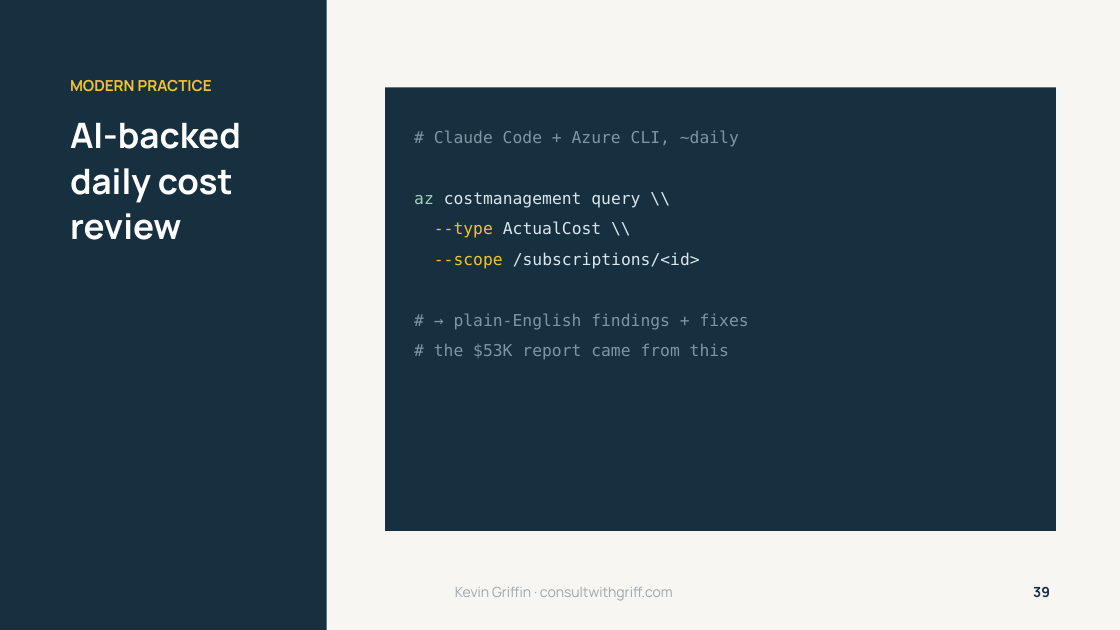
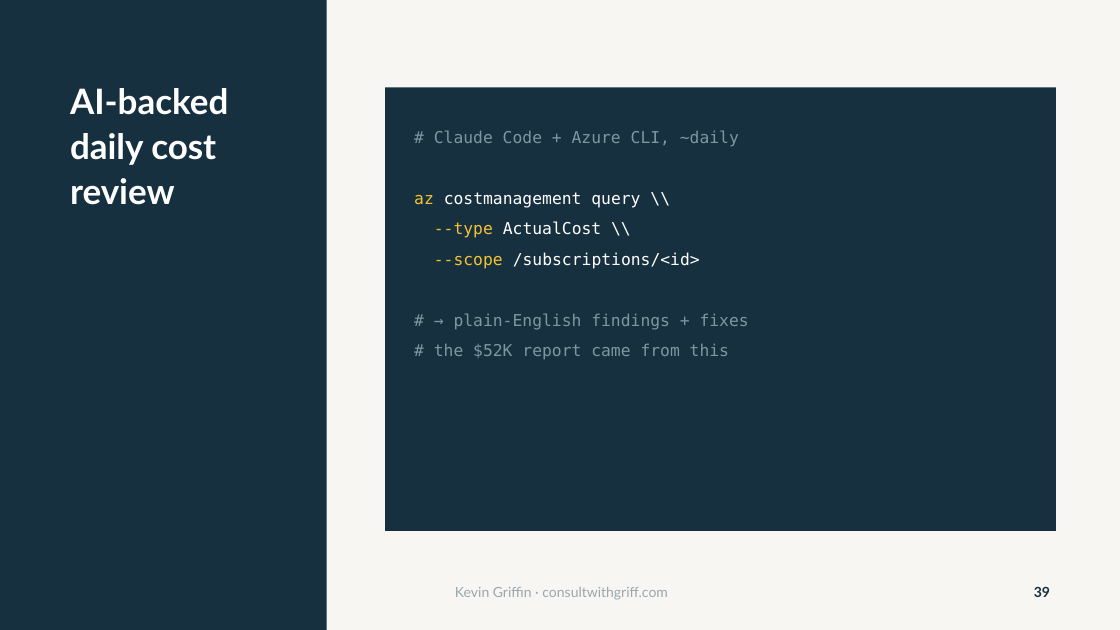
Before and after one commit to 1kevgriff/my-8000-serverless-mistake, a slide deck: slide 39 of slides/My $8000 Serverless Mistake v2.pptx. Drawn at 1120x630 pixels with LibreOffice and Linux fonts; fonts in the diff are those of the drawing. Boxes give left, top, right and bottom in pixels: in the first picture for what was removed or moved away, otherwise in the second. Text is boxed around its words. In the diff, an @@ line names an element or a change of style, - is before the commit and + after.

```diff
--- a/slides/My $8000 Serverless Mistake v2.pptx
+++ b/slides/My $8000 Serverless Mistake v2.pptx
@@ font Manrope to Lato in 3 elements at (455, 587, 668, 600), (1034, 586, 1050, 597), (70, 88, 228, 205) @@
@@ text at (70, 80, 212, 92): paragraph removed @@
-MODERN PRACTICE
@@ text at (414, 192, 700, 269): text colour #9FD0B3 to #F4C233 in "az"; text colour #DBE7EE to #FFFFFF in "costmanagement query \\", "ActualCost \\", "/subscriptions/<id>" @@
@@ text at (434, 343, 729, 359): text changed @@
-# the $53K report came from this
+# the $52K report came from this
```
Also in this commit, not shown: 41 other slides changed, 4 other files.
